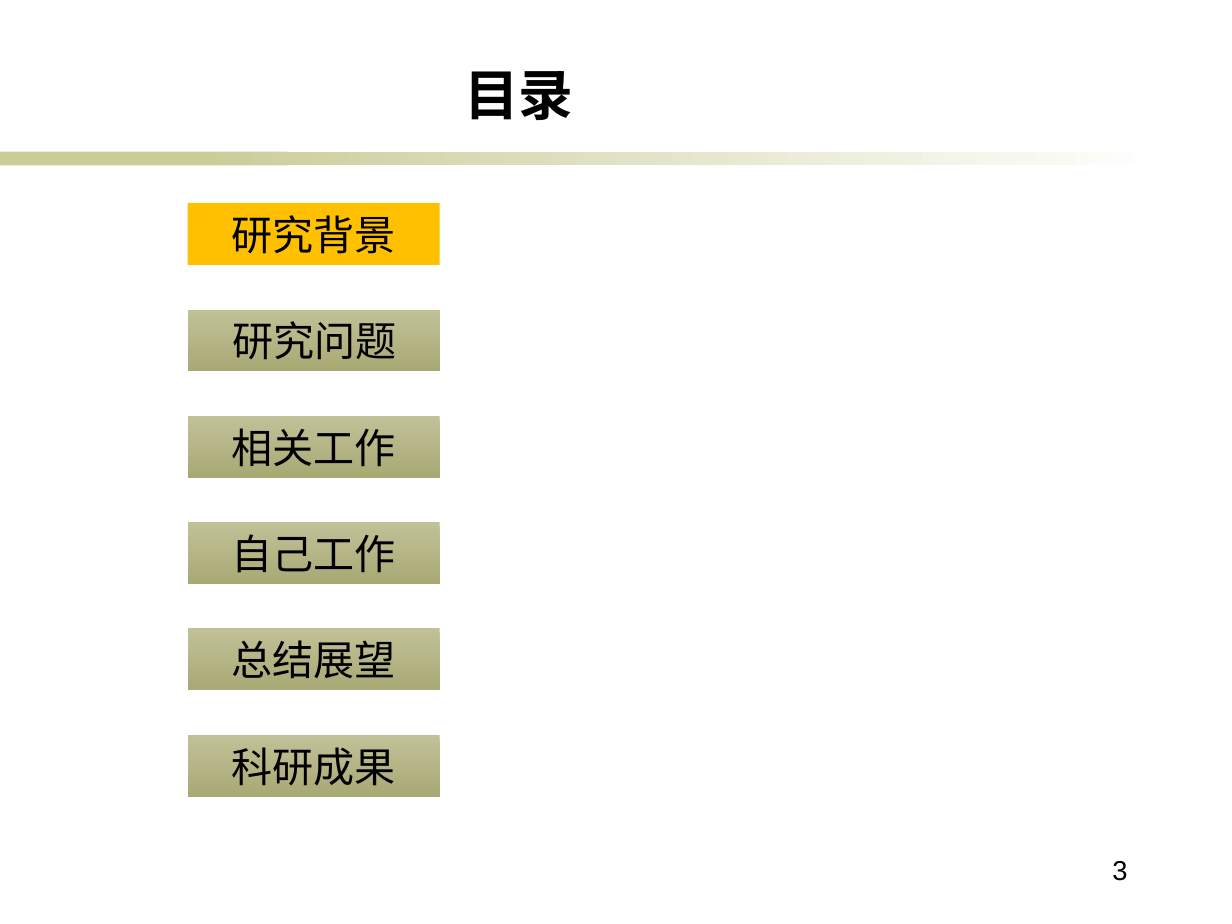
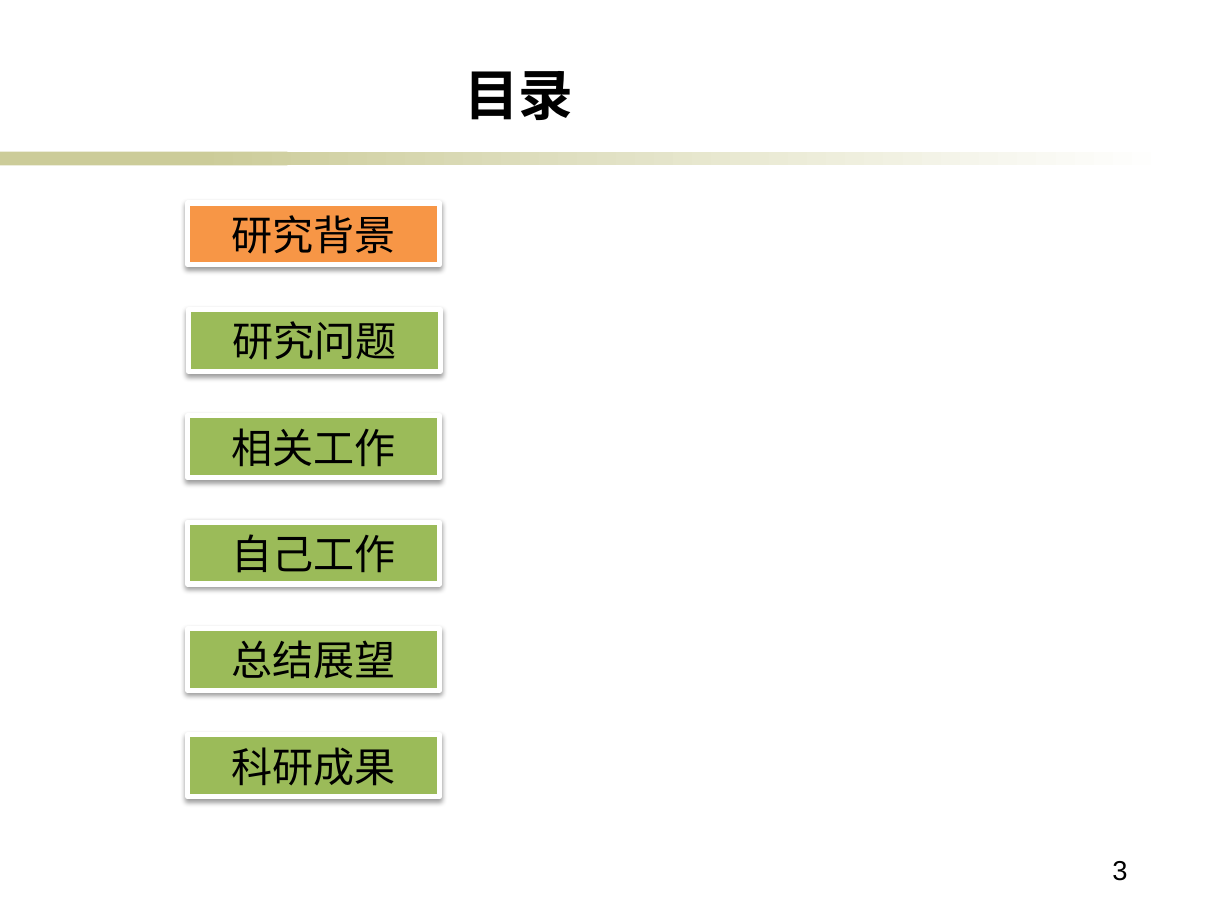
Before and after one commit to ericsonyc/paper, a slide deck: slide 3 of 毕业答辩.pptx. Drawn at 1232x924 pixels with LibreOffice and Linux fonts; fonts in the diff are those of the drawing; background and template pictures are left out. Boxes give left, top, right and bottom in pixels: in the first picture for what was removed or moved away, otherwise in the second. Text is boxed around its words. In the diff, an @@ line names an element or a change of style, - is before the commit and + after.

```diff
--- a/毕业答辩.pptx
+++ b/毕业答辩.pptx
@@ rectangle "研究背景" at [187, 203, 440, 265]: fill #FFC000 to #F79646; outline none to #FFFFFF 3 pt; shadow on @@
@@ fill gradient #C1C198 to #A9A975 to #9BBB59; outline none to #FFFFFF 3 pt; shadow on in 5 elements at [188, 309, 441, 371], [187, 416, 440, 478], [187, 522, 440, 584], [187, 628, 440, 690], [187, 734, 440, 796] @@
```
Also in this commit, not shown: 9 other slides changed, 1 slide added.
